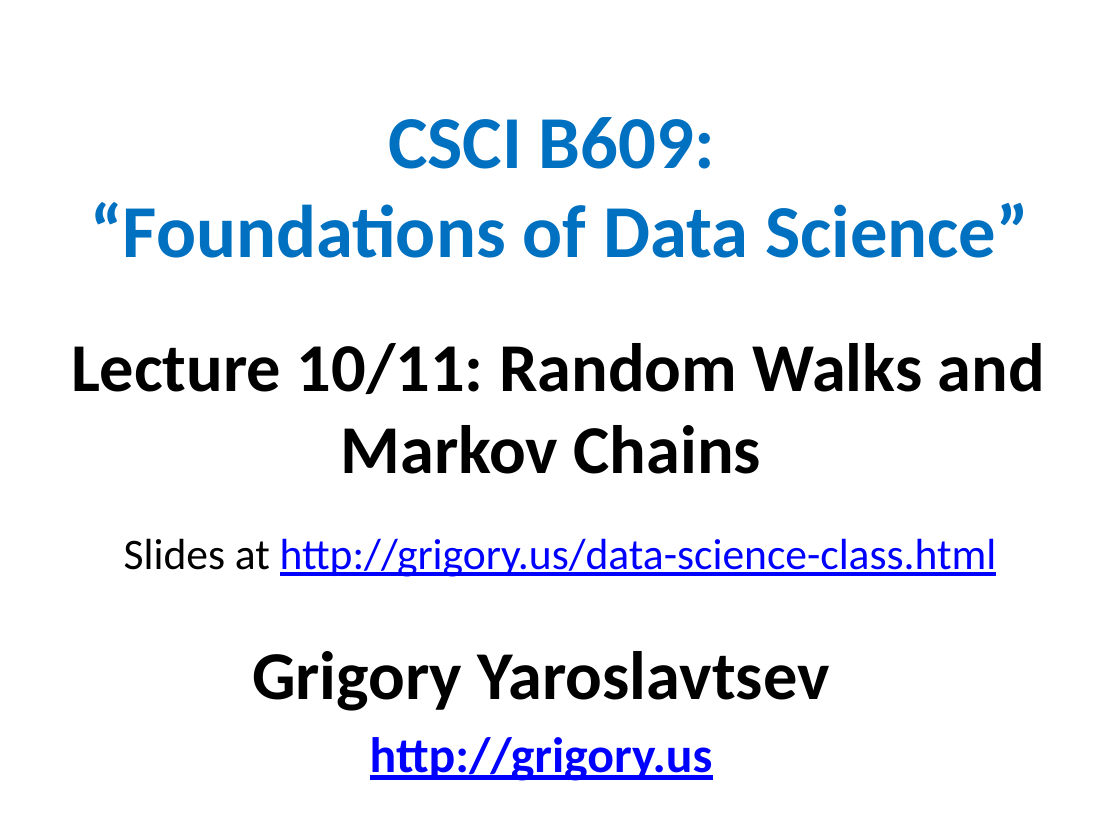
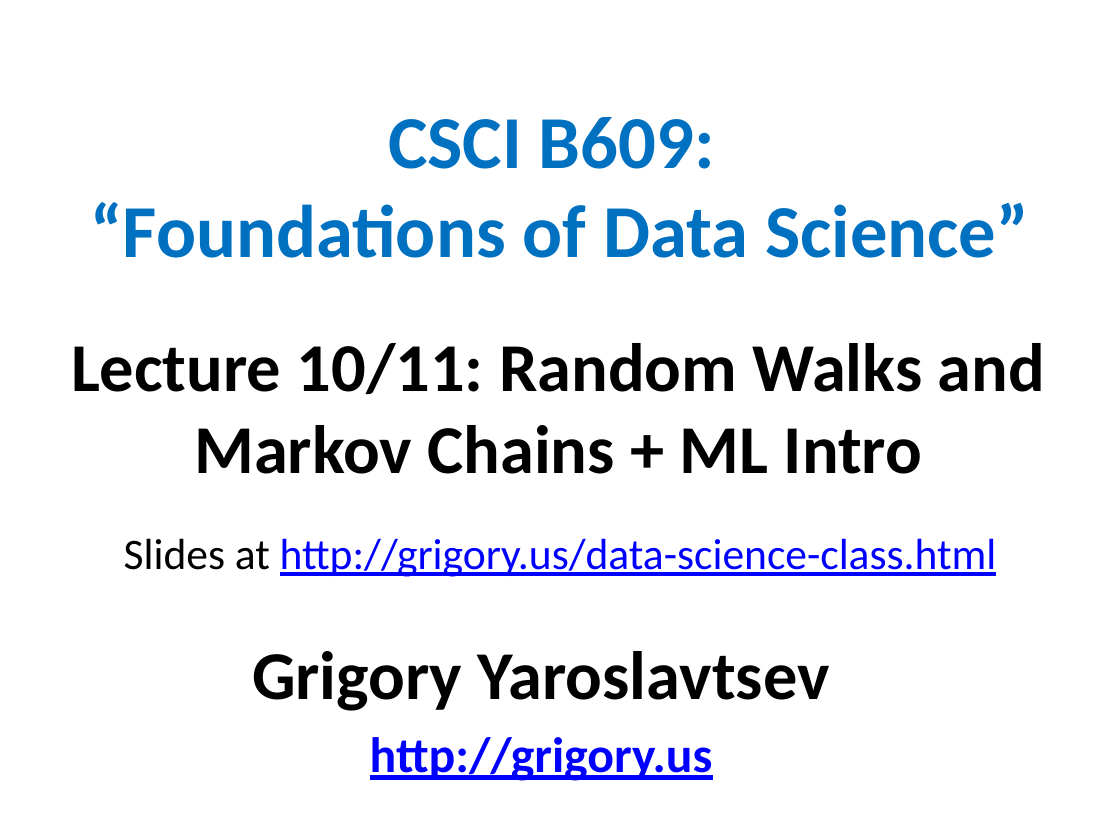
Before and after one commit to gyaroslavtsev/gyaroslavtsev.github.io, a slide deck: slide 1 of b609/lec06.pptx. Drawn at 1120x840 pixels with LibreOffice and Linux fonts; fonts in the diff are those of the drawing. Boxes give left, top, right and bottom in pixels: in the first picture for what was removed or moved away, otherwise in the second. Text is boxed around its words. In the diff, an @@ line names an element or a change of style, - is before the commit and + after.

```diff
--- a/b609/lec06.pptx
+++ b/b609/lec06.pptx
@@ text at [71,343,1045,474]: text changed @@
-Lecture 10/11: Random Walks and Markov Chains
+Lecture 10/11: Random Walks and Markov Chains + ML Intro
```
Also in this commit, not shown: 9 slides added, 4 other files.
